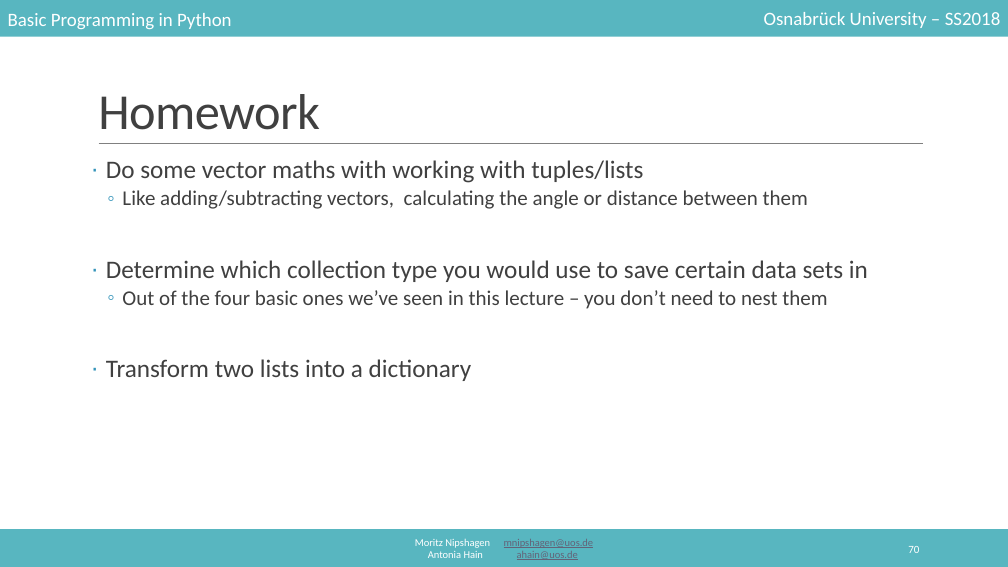
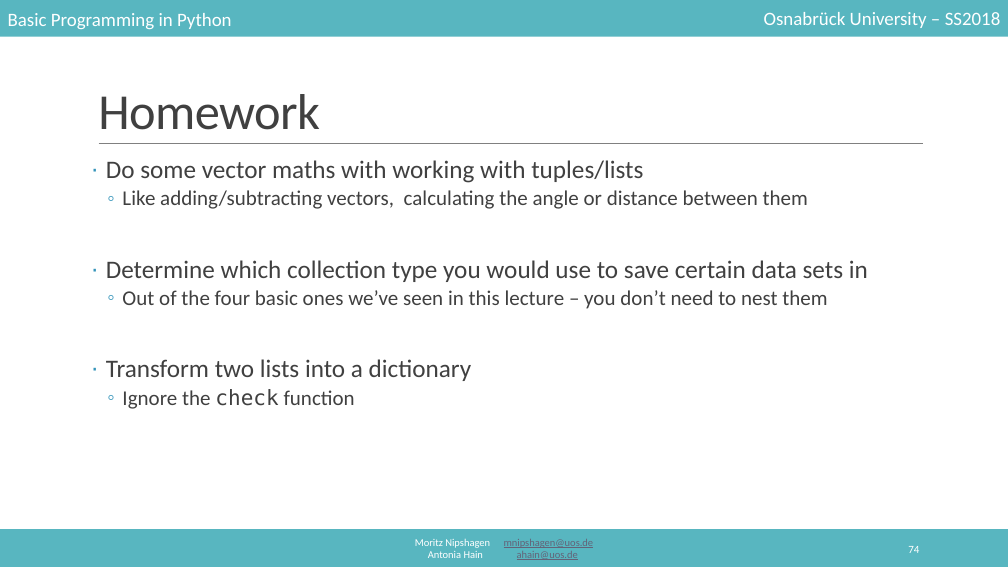
Before and after one commit to mnipshagen/monty, a slide deck: slide 74 of 2018/04/04_Lists_and_Collections.pptx (slide 70 before the commit). Drawn at 1008x567 pixels with LibreOffice and Linux fonts; fonts in the diff are those of the drawing. Boxes give left, top, right and bottom in pixels: in the first picture for what was removed or moved away, otherwise in the second. Text is boxed around its words. In the diff, an @@ line names an element or a change of style, - is before the commit and + after.

```diff
--- a/2018/04/04_Lists_and_Collections.pptx
+++ b/2018/04/04_Lists_and_Collections.pptx
@@ text at bbox=[122, 389, 355, 409]: paragraph added @@
+  ◦ Ignore the check function
@@ page number at bbox=[908, 546, 919, 553]: text changed @@
-70
+74
```
Also in this commit, not shown: 8 other slides changed, 8 slides added.
